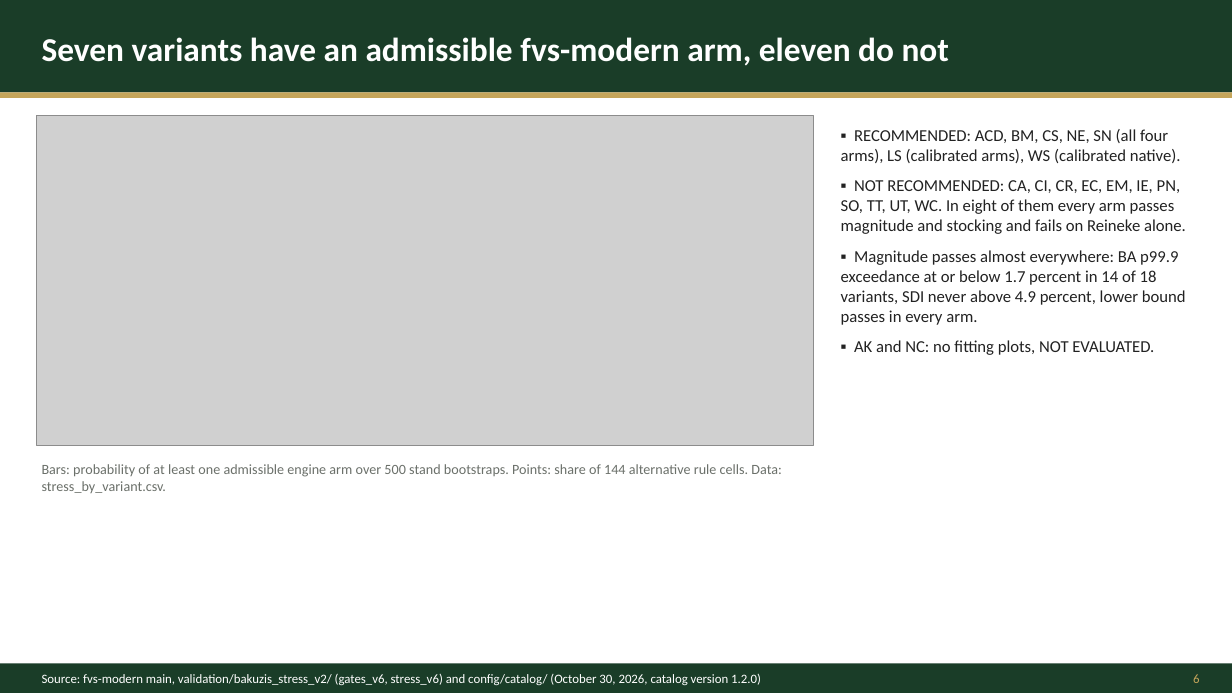
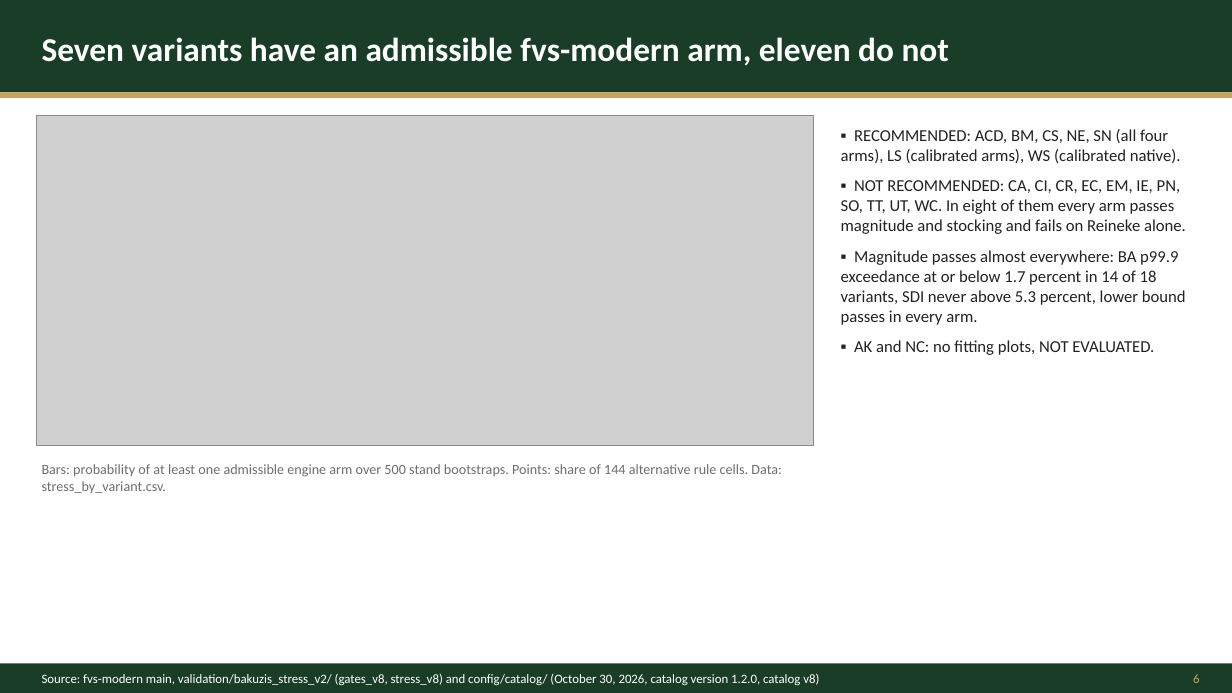
Before and after one commit to advanced-forestry-systems/fvs-modern, a slide deck: slide 6 of validation/bakuzis_stress_v2/release_20261030/deck/2026-10-29_fvs-modern-catalog-deck_DRAFT.pptx. Drawn at 1232x693 pixels with LibreOffice and Linux fonts; fonts in the diff are those of the drawing; grey boxes stand for pictures. Boxes give left, top, right and bottom in pixels: in the first picture for what was removed or moved away, otherwise in the second. Text is boxed around its words. In the diff, an @@ line names an element or a change of style, - is before the commit and + after.

```diff
--- a/validation/bakuzis_stress_v2/release_20261030/deck/2026-10-29_fvs-modern-catalog-deck_DRAFT.pptx
+++ b/validation/bakuzis_stress_v2/release_20261030/deck/2026-10-29_fvs-modern-catalog-deck_DRAFT.pptx
@@ text at (841,250,1186,325): text changed @@
-▪ Magnitude passes almost everywhere: BA p99.9 exceedance at or below 1.7 percent in 14 of 18 variants, SDI never above 4.9 percent, lower bound passes in every arm.
+▪ Magnitude passes almost everywhere: BA p99.9 exceedance at or below 1.7 percent in 14 of 18 variants, SDI never above 5.3 percent, lower bound passes in every arm.
@@ text at (42,674,819,685): text changed @@
-Source: fvs-modern main, validation/bakuzis_stress_v2/ (gates_v6, stress_v6) and config/catalog/ (October 30, 2026, catalog version 1.2.0)
+Source: fvs-modern main, validation/bakuzis_stress_v2/ (gates_v8, stress_v8) and config/catalog/ (October 30, 2026, catalog version 1.2.0, catalog v8)
```
Also in this commit, not shown: 12 other slides changed, 36 other files.
